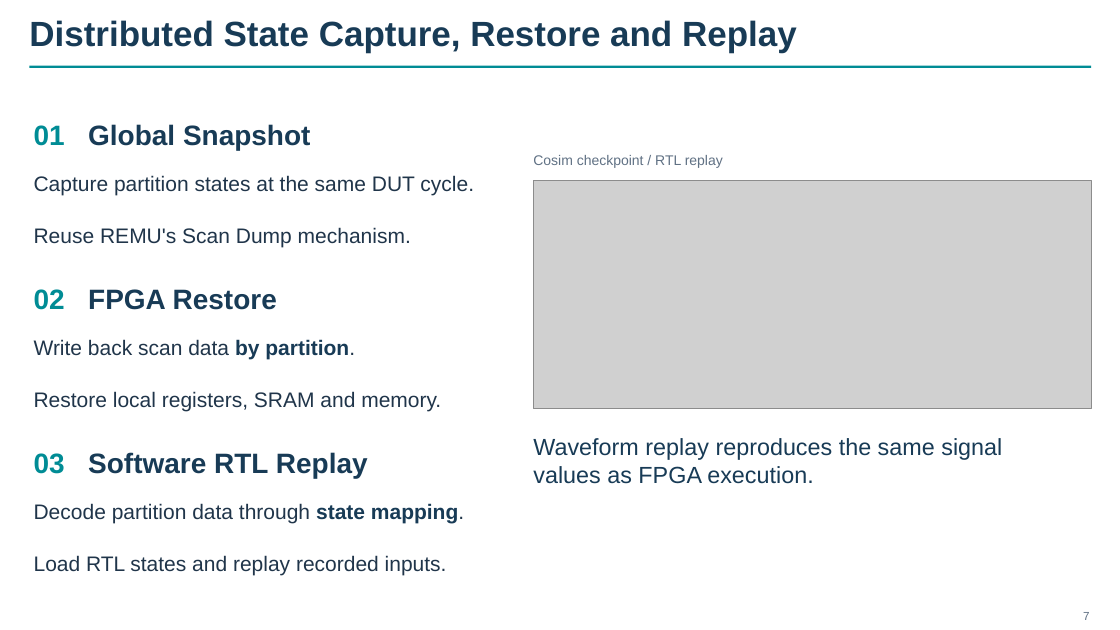
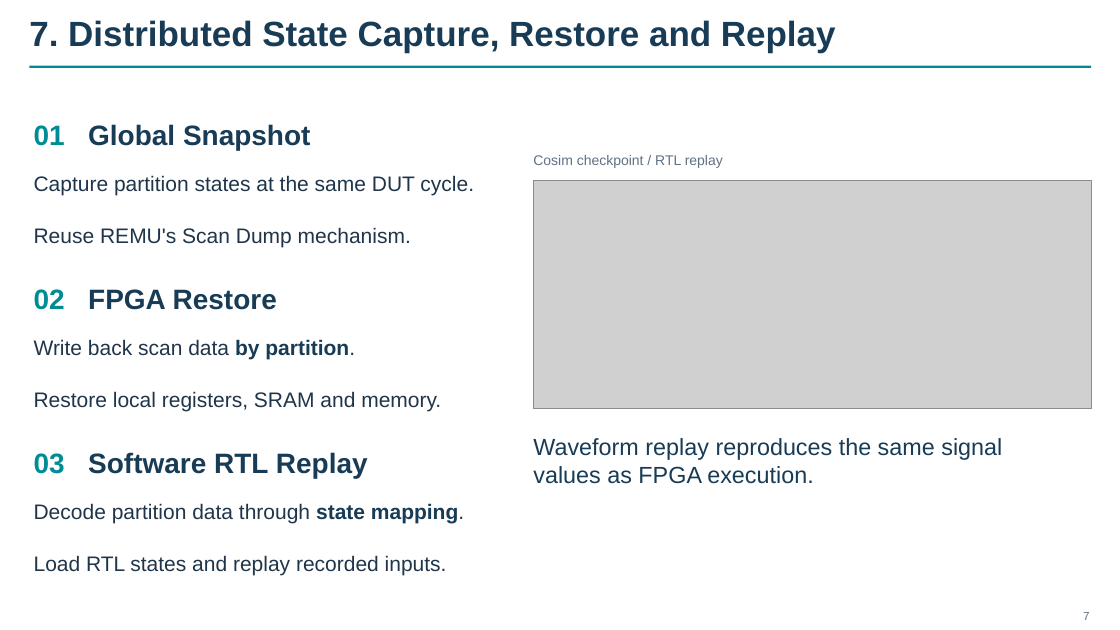
Before and after one commit to euphgh/shtthesis, a slide deck: slide 1 of pptx/midterm/REMUS_Progress_Slide_7.pptx. Drawn at 1120x630 pixels with LibreOffice and Linux fonts; fonts in the diff are those of the drawing; grey boxes stand for pictures. Boxes give left, top, right and bottom in pixels: in the first picture for what was removed or moved away, otherwise in the second. Text is boxed around its words. In the diff, an @@ line names an element or a change of style, - is before the commit and + after.

```diff
--- a/pptx/midterm/REMUS_Progress_Slide_7.pptx
+++ b/pptx/midterm/REMUS_Progress_Slide_7.pptx
@@ title at (x1=29, y1=20, x2=836, y2=53): text changed @@
-Distributed State Capture, Restore and Replay
+7. Distributed State Capture, Restore and Replay
```
Also in this commit, not shown: 8 other files.
